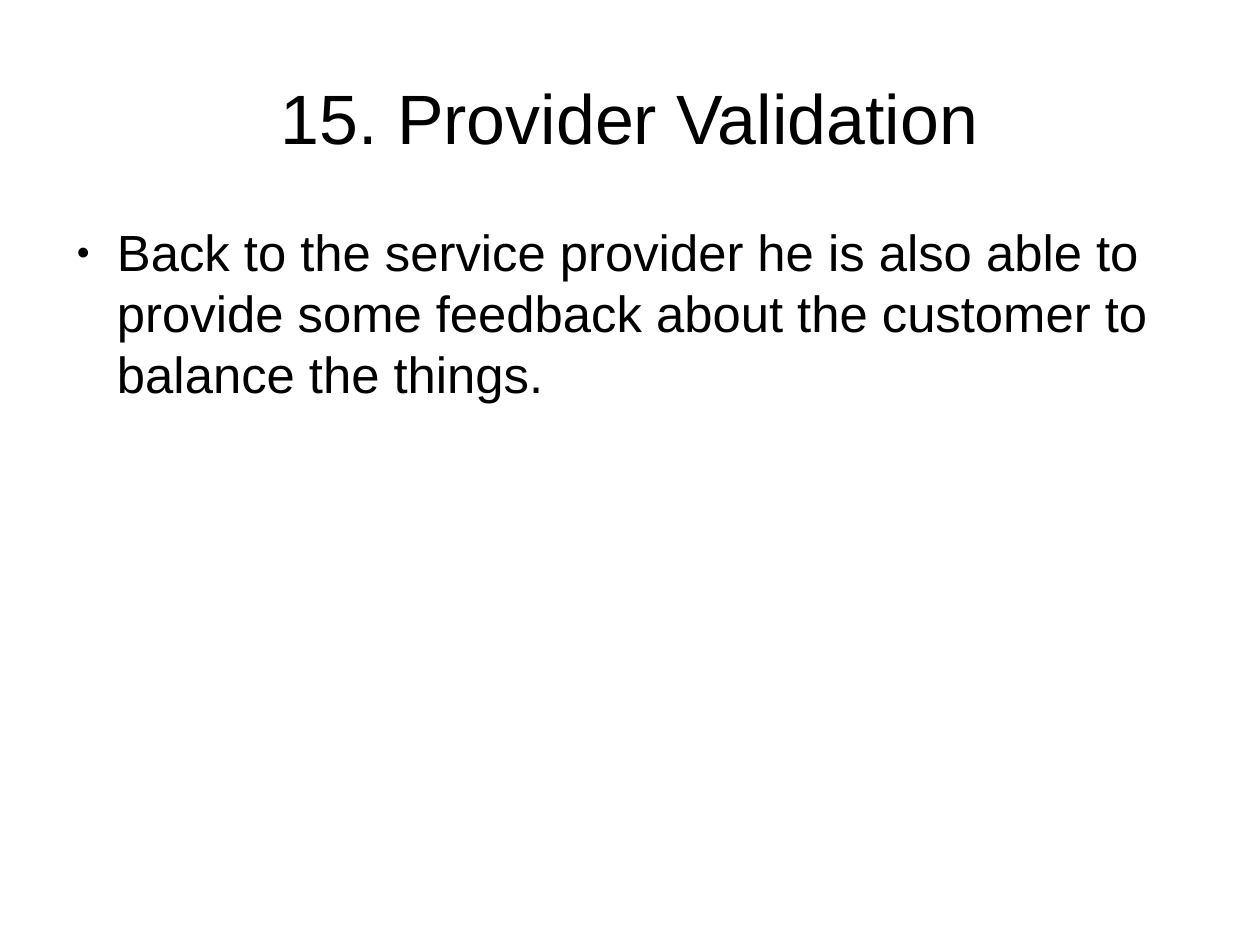
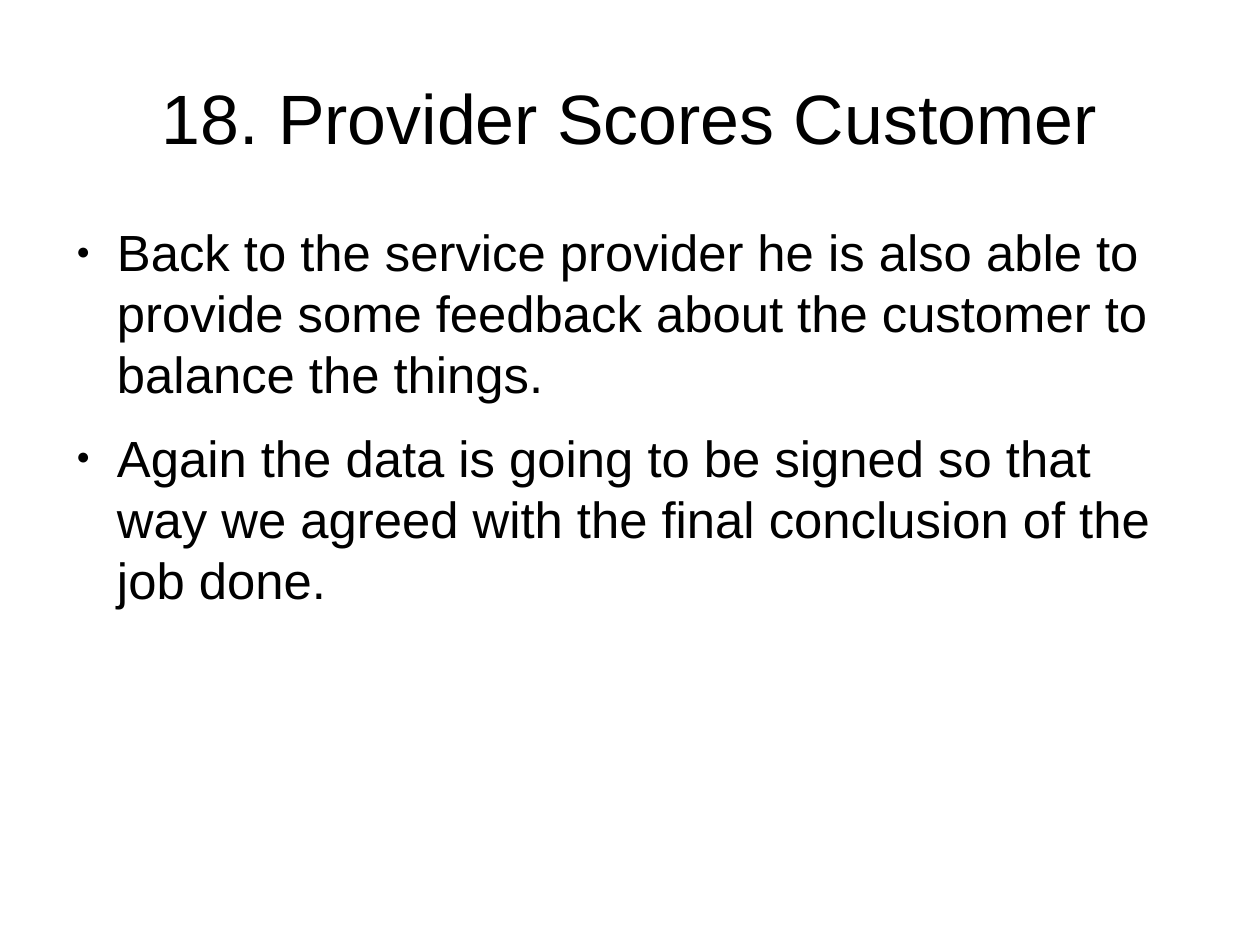
Before and after one commit to EstebanGameDevelopment/YourSharingEconomyApp, a slide deck: slide 22 of TUTORIAL.odp (slide 18 before the commit). Drawn at 1260x945 pixels with LibreOffice and Linux fonts; fonts in the diff are those of the drawing. Boxes give left, top, right and bottom in pixels: in the first picture for what was removed or moved away, otherwise in the second. Text is boxed around its words. In the diff, an @@ line names an element or a change of style, - is before the commit and + after.

```diff
--- a/TUTORIAL.odp
+++ b/TUTORIAL.odp
@@ title at (x1=162, y1=93, x2=1097, y2=145): text changed @@
-15. Provider Validation
+18. Provider Scores Customer
@@ text at (x1=117, y1=440, x2=1150, y2=609): paragraph added @@
+● Again the data is going to be signed so that way we agreed with the final conclusion of the job done.
```
Also in this commit, not shown: 6 other slides changed, 4 slides added, 2 slides removed, 3 other files.
